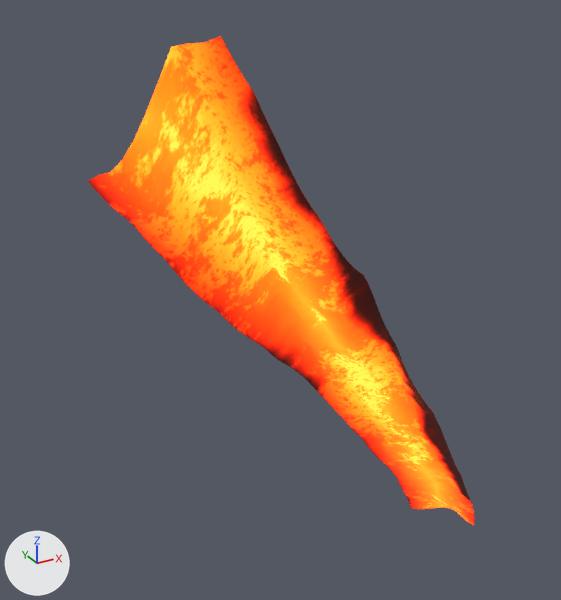
Before and after pictures for a commit that changed the glTF model flow_1_2.glb.
Rendered twice from a 50 mm lens placed at (28.9, 17.5, 57.7), pointed at (37.5, 33.0, 49.9). The axes (+X, +Y, +Z) are drawn at lower left. The lights are the same throughout. The first picture is the older version.
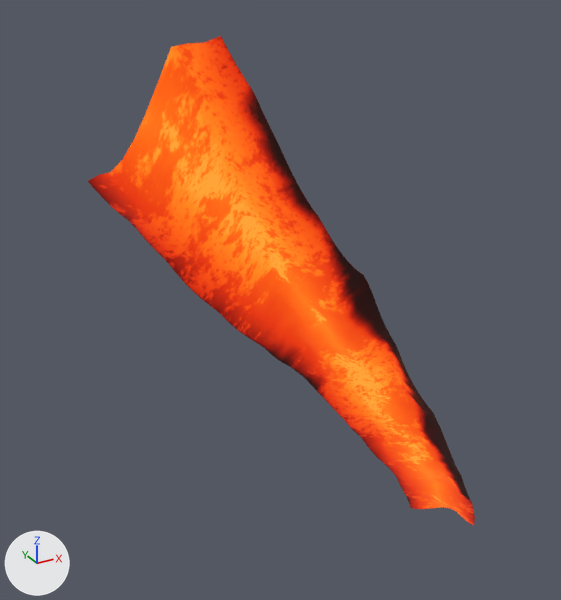
Edits to the bpy script that builds the scene:
```text
Change mat_material_0:
    where n0 = _N.new('ShaderNodeBsdfPrincipled'); n0.name = 'Principled BSDF'
    n0.inputs[28].default_value: 2.6 -> 1.0  # 'Emission Strength'
```

Boxes [x1, y1, x2, y2] around the edits, measured in the pictures (561 x 600 px):
'Mesh_0', surface changed
    both: [88, 36, 475, 525]
